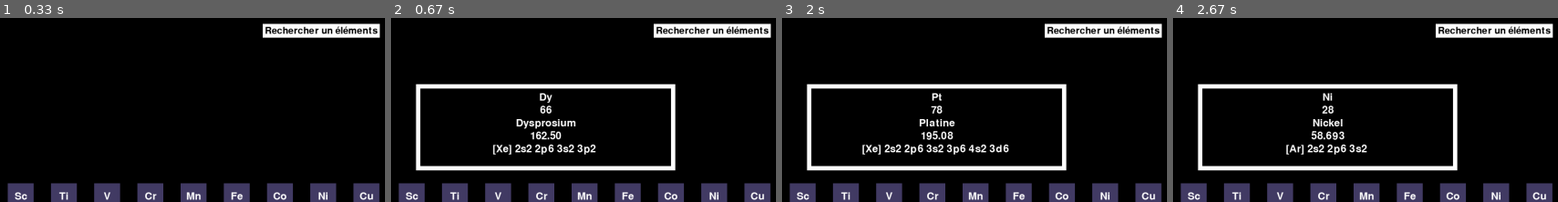
Above: before the commit, frames 1-4 (left to right).
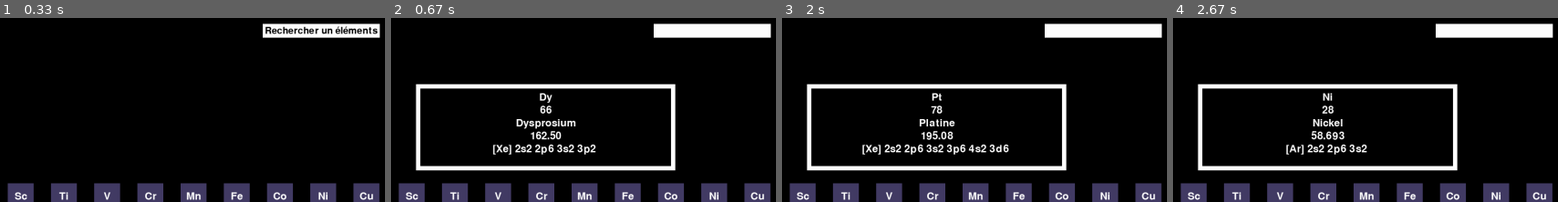
Above: after the commit, the same moments.

Repository: Dwikso/Pygame-Chimie
Game: pygame game, started from init.py
Same seed, same stepped clock (60 frames per second), same inputs: the game is played once before the commit and once after it.
Inputs (mouse positions are % of the whole screen's width and height, from its top left):
- Up to frame 1 (0.33 s): no input
- Up to frame 2 (0.67 s): press the mouse at (28, 59) at 0.37 s; move the mouse to (46, 71) at 0.47 s; release the mouse at (64, 84) at 0.6 s
- Up to frame 3 (2 s): hold Backspace 0.67-1.13 s; move the mouse to (20, 40) at 0.7 s; type "an" at 1.22 s; type "n" at 1.42 s; tap Enter at 1.55 s; press the mouse at (28, 59) at 1.8 s; move the mouse to (54, 67) at 1.9 s
- Up to frame 4 (2.67 s): release the mouse at (81, 76) at 2.03 s; press the mouse at (28, 59) at 2.13 s; move the mouse to (59, 74) at 2.23 s; release the mouse at (90, 88) at 2.37 s; press the mouse at (28, 59) at 2.47 s; move the mouse to (52, 48) at 2.57 s
The pictures show only the part of the screen within x 11-61%, y 0-50%; the shares and areas given below are measured in that part.

Frame 1 is identical in both runs. In frame 2, 0.8% of the frame differs, in the area x 68-99%, y 4-9%; in frame 3, 0.8%; in frame 4, 0.8%.

Commit message:
modification de certaines fonctions pour les raccourcirs

Diff:
--- a/init.py
+++ b/init.py
@@ -204,15 +204,12 @@
             else:
                 elm_poids = ""
 
-
             text_surface = font_poids.render(elm_poids, True, (255, 255, 255))
 
             text_rect = text_surface.get_rect()
             text_rect.center = (-3 + i * 100 + 30, 173 + j * 80 + 30)
 
             screen.blit(text_surface, text_rect)
-
-
 
 
 def coordonnees(souris_pos):
@@ -243,7 +240,6 @@
     else:
         return None
 
-
 def affiche_rect(infos):
     """
     Affiche un rectangle avec les information supplementaire qui sont la liste element_chimiques
@@ -255,7 +251,6 @@
 
         font = pygame.font.Font(None, 36)
         y = 190
-
 
         for info in infos:
             if type(info) == list: #Evite que le texte soit afficher sous forme de list
@@ -282,7 +277,7 @@
     text_surface = search_font.render(search_text, True, black)
     screen.blit(text_surface, (search_rect.x+5, search_rect.y+5))
     search_rect.w = max(100, text_surface.get_width()+10)
-    active = False
+
 
 def electron_core(n,x):
     electron_config = ""
@@ -352,42 +347,34 @@
 
 def get_config(element):
     """
-    Verifi si un element est dans le dictionnaire si il y est on peut obtenir sa configuration electroniques
+    Verifi si un element est dans le dictionnaire si il y est, alors on peut obtenir sa configuration electroniques
     dictionnaire -> {[list]}
     element -> str
     """
     for infos in element_chimiques.values():
-        symbole = infos[0]
         numero_atomique = int(infos[1])
-        if element == symbole:
+        if element == infos[0]:
             couche_electronique = electron_configuration(numero_atomique)
-            return str(couche_electronique)
+            return couche_electronique
+
 
 def recherche_elm(texte):
     """
-    Verifie que l'element/symbole/mot rerchercher est dans le dico element_chimiques
-    ensuite l'ajoute dans la liste puis affiche tout les rectangle qui contient soit le mots/symbole si il y en a plusieurs
+    Recherche tout les elements contenant la chaine de caractères passer en parametres que ce soit une lettre ou un texte
+    et ensuite les ajoute dans une liste resultats_recherche pour ensuite n'afficher que ce etant contenue dans la liste
+    et masque les autres en changant leur couleurs en noir
     texte -> str
     """
     resultats_recherche = []
 
     for coords, details in element_chimiques.items():
-        if texte.lower() in details[0].lower() or texte.lower() in details[2].lower():
+        if texte.lower() in details[0].lower() and texte.lower() in details[2].lower(): #Convertie tout les texte en minuscule que ce soit le texte passer en parametres ou le texte contenu dans le dictionnaire element_chimiques
             resultats_recherche.append(coords)
 
-
-        if coords in resultats_recherche:
-            pygame.draw.rect(screen, rouge_fonce, (10 + coords[0] * 100, 150 + coords[1] * 80, 60, 60))
-            text_surface = font_element.render(element_chimiques[coords][0], True, white)
-            text_surface_2 = font_poids.render(element_chimiques[coords][3], True, white)
-            text_rect = text_surface.get_rect()
-            text_rect_2 = text_surface_2.get_rect()
-            text_rect.center = (10 + coords[0] * 100 + 30, 150 + coords[1] * 80 + 30)
-            text_rect_2.center = (-3 + coords[0] * 100 + 30, 173 + coords[1] * 80 + 30)
-            screen.blit(text_surface, text_rect)
-            screen.blit(text_surface_2, text_rect_2)
-        else:
+        if coords not in resultats_recherche:
             pygame.draw.rect(screen, black, (10 + coords[0] * 100, 150 + coords[1] * 80, 60, 60))
+
+
 
 #Propriete tableau
 screen.fill(black)
@@ -408,7 +395,7 @@
             if infos and screen.get_at((10 + coords[0] * 100 + 30, 150 + coords[1] * 80 + 30)) != black: #Evite que si des rectangle sont passer en noir il puisse interagir avec la souris
                 affiche_rect(infos)
 
-        if event.type == pygame.MOUSEBUTTONDOWN:
+        if event.type == pygame.MOUSEBUTTONUP: #Click event pour pouvoir activer la barre de recherche
             x, y = event.pos
             souris_x, souris_y = event.pos
             active = search_rect.x < souris_x + search_rect.width and \
@@ -425,8 +412,9 @@
                         recherche_elm(search_text)
                 elif event.key == pygame.K_BACKSPACE:
                     search_text = search_text[:-1]
-                    dessine_tableau()
-                elif pygame.K_a <= event.key <= pygame.K_z or pygame.K_0 <= event.key <= pygame.K_9: #vérifie si la touche de clavier associée à l'événement event est une lettre minuscule (a à z) ou un chiffre (0 à 9).
+                    if search_text == "": #Reinitialisation du tableau uniquement quand la barre de recherche est vide
+                        dessine_tableau()
+                elif pygame.K_a <= event.key <= pygame.K_z or pygame.K_0 <= event.key <= pygame.K_9: #vérifie si la touche de clavier associée à l'événement event est une lettre minuscule (a à z) ou un chiffre (0 à 9). et evite d'avoir des caractères speciaux quand la touche entree est presse
                     search_text += event.unicode
 
     #Affiche la barre de recherche
